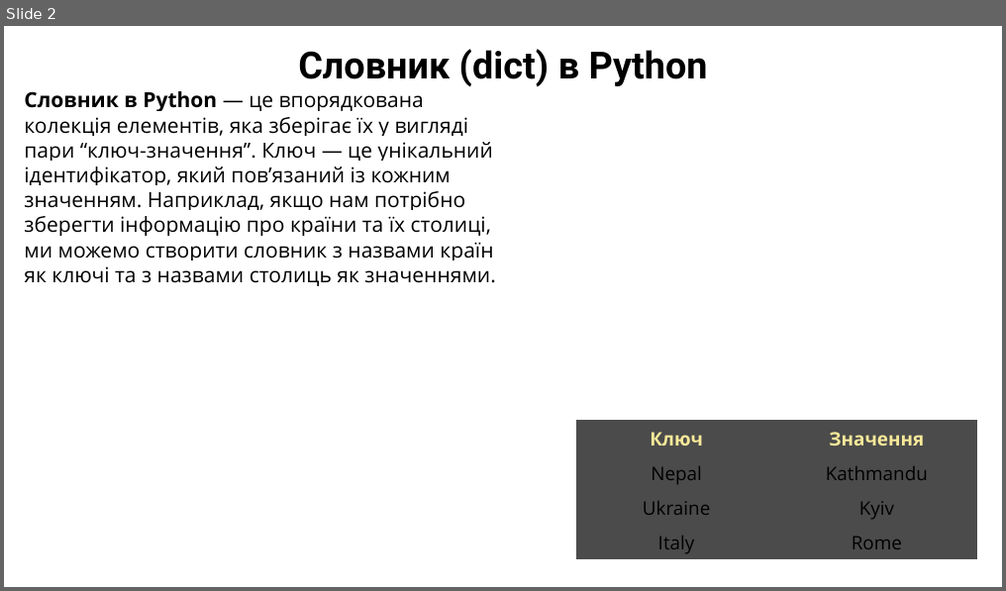
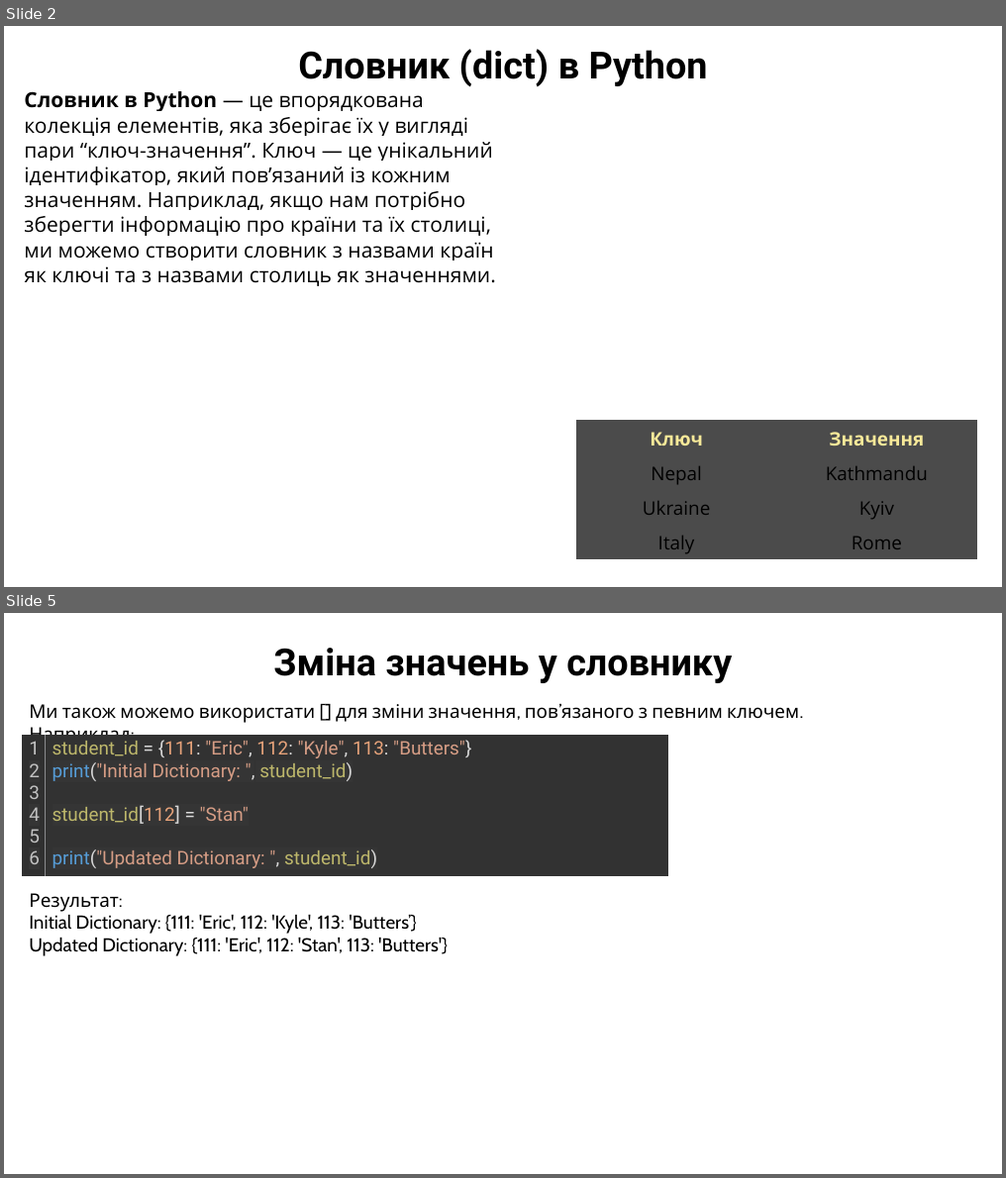
Before and after one commit to arg3ntuum/PythonCourse, a slide deck: Python Урок 10 Словники.pptx. Shown one above the other, each under a label of ours: slide 2 before the commit, slides 2 and 5 after it; the slides between them are not shown. The pictures are 1006x591 and 1006x1178 pixels, drawn with LibreOffice and Linux fonts; fonts in the diff are those of the drawing. Boxes give left, top, right and bottom in pixels: in the first picture for what was removed or moved away, otherwise in the second. Text is boxed around its words. In the diff, an @@ line names an element or a change of style, - is before the commit and + after.

```diff
--- a/Python Урок 10 Словники.pptx
+++ b/Python Урок 10 Словники.pptx
@@ slide 5 added at box(4, 613, 1002, 1174), background #FFFFFF @@
@@ text added at box(273, 648, 732, 683), 36 pt, text #000000, bold @@
+Зміна значень у словнику
@@ text added at box(29, 704, 799, 723), 18 pt, text #000000 @@
+Ми також можемо використати [] для зміни значення, пов’язаного з певним ключем. Наприклад:
@@ table added at box(22, 735, 668, 876), 1 rows, 2 columns @@
+1 / 2 / 3 / 4 / 5 / 6 | student_id = {111: "Eric", 112: "Kyle", 113: "Butters"} / print("Initial Dictionary: ", student_id) / student_id[112] = "Stan" / print("Updated Dictionary: ", student_id)
@@ text added at box(29, 893, 448, 957), 18 pt, text #000000 @@
+Результат:
+Initial Dictionary: {111: 'Eric', 112: 'Kyle', 113: 'Butters’}
+Updated Dictionary: {111: 'Eric', 112: 'Stan', 113: 'Butters'}
```
Also in this commit, not shown: 1 slide changed, 7 other slides added, 1 other file.
